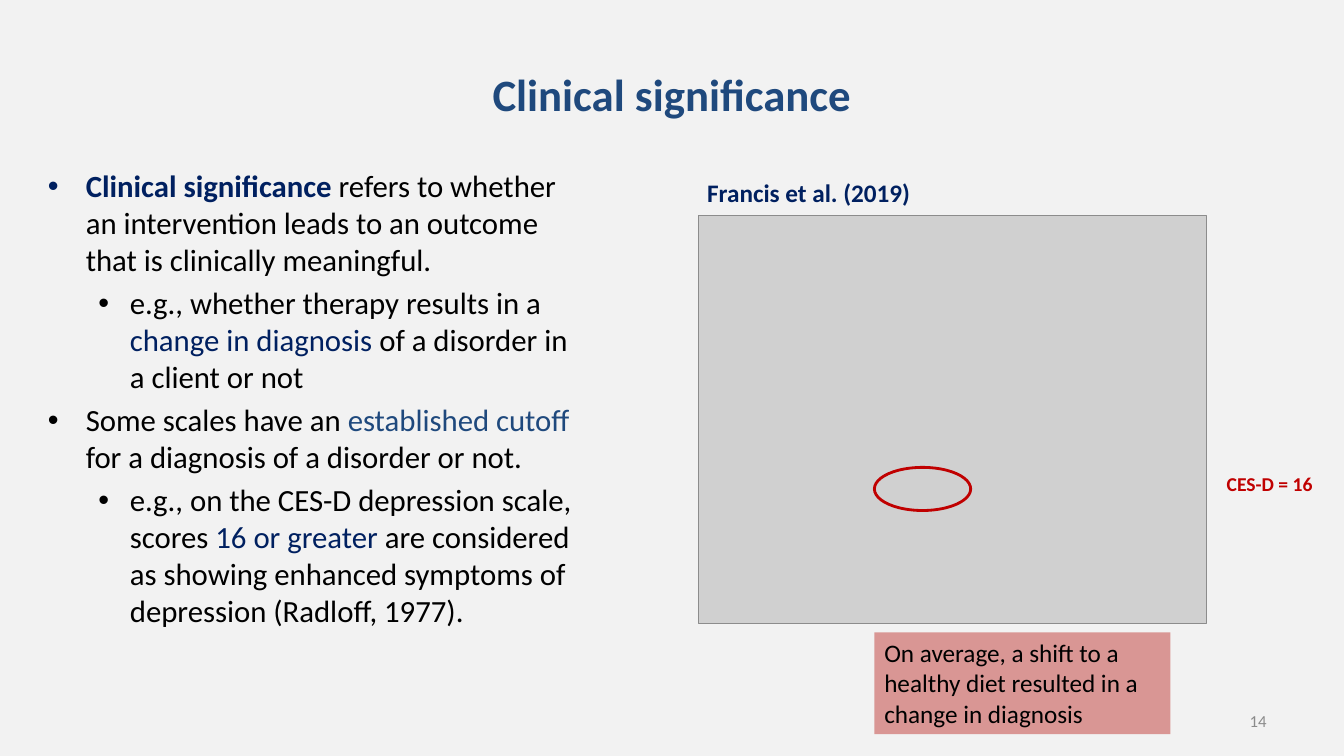
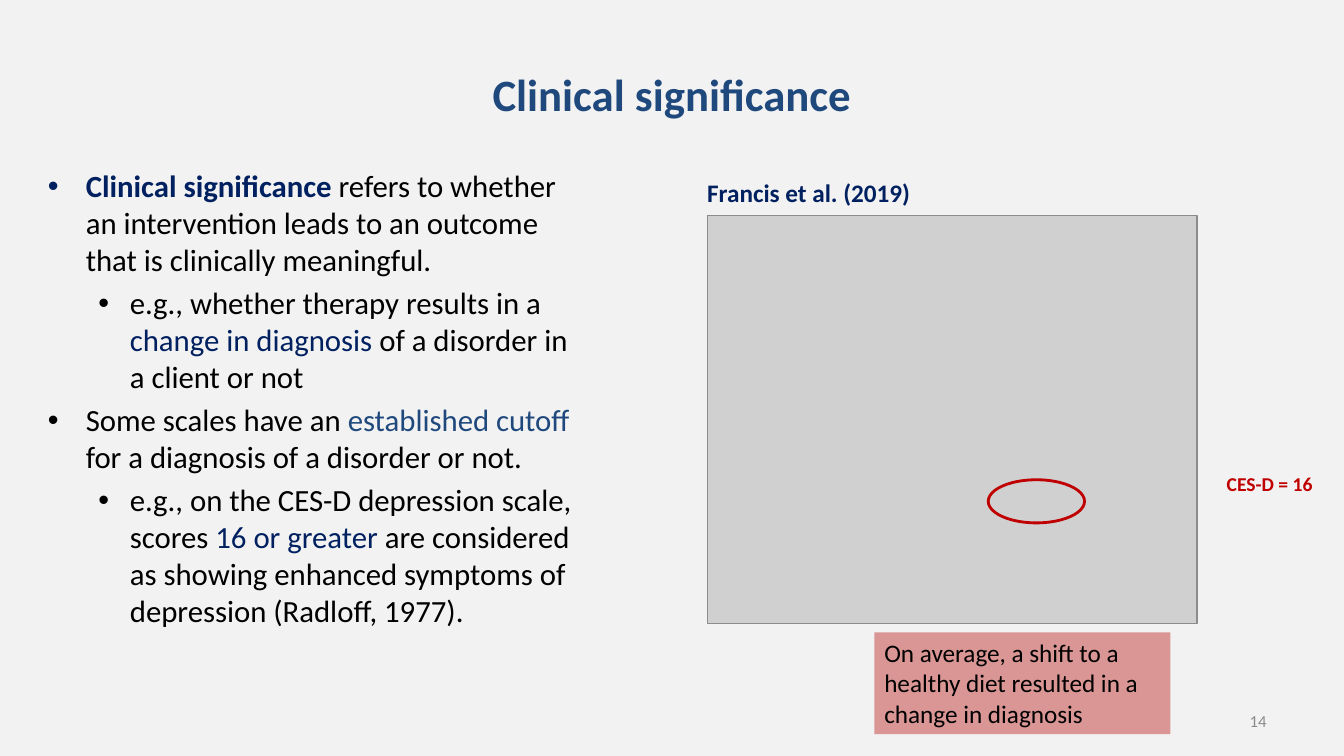
Before and after one commit to chrisjberry/datafluencyCB, a slide deck: slide 14 of docs/slides/PSYC753_L7_PrePostData.pptx. Drawn at 1344x756 pixels with LibreOffice and Linux fonts; fonts in the diff are those of the drawing; grey boxes stand for pictures. Boxes give left, top, right and bottom in pixels: in the first picture for what was removed or moved away, otherwise in the second. Text is boxed around its words. In the diff, an @@ line names an element or a change of style, - is before the commit and + after.

```diff
--- a/docs/slides/PSYC753_L7_PrePostData.pptx
+++ b/docs/slides/PSYC753_L7_PrePostData.pptx
@@ picture: place and size @@
-picture at (699,215,1206,624)
+picture at (708,215,1197,624)
@@ ellipse: place and size @@
-ellipse at (874,468,971,511)
+ellipse at (988,480,1085,523)
```
Also in this commit, not shown: 1 other slide changed, 1 other file.
